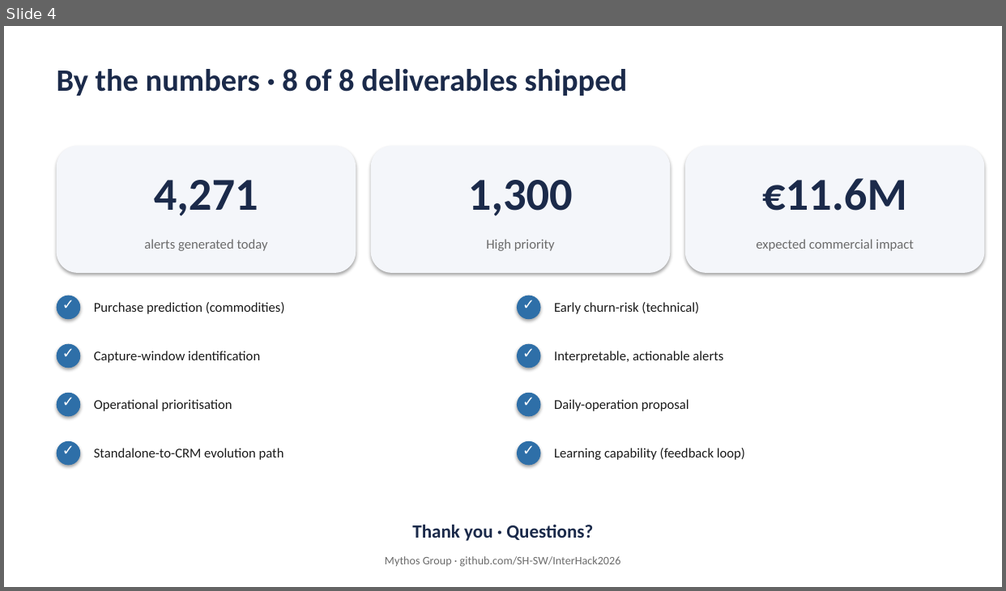
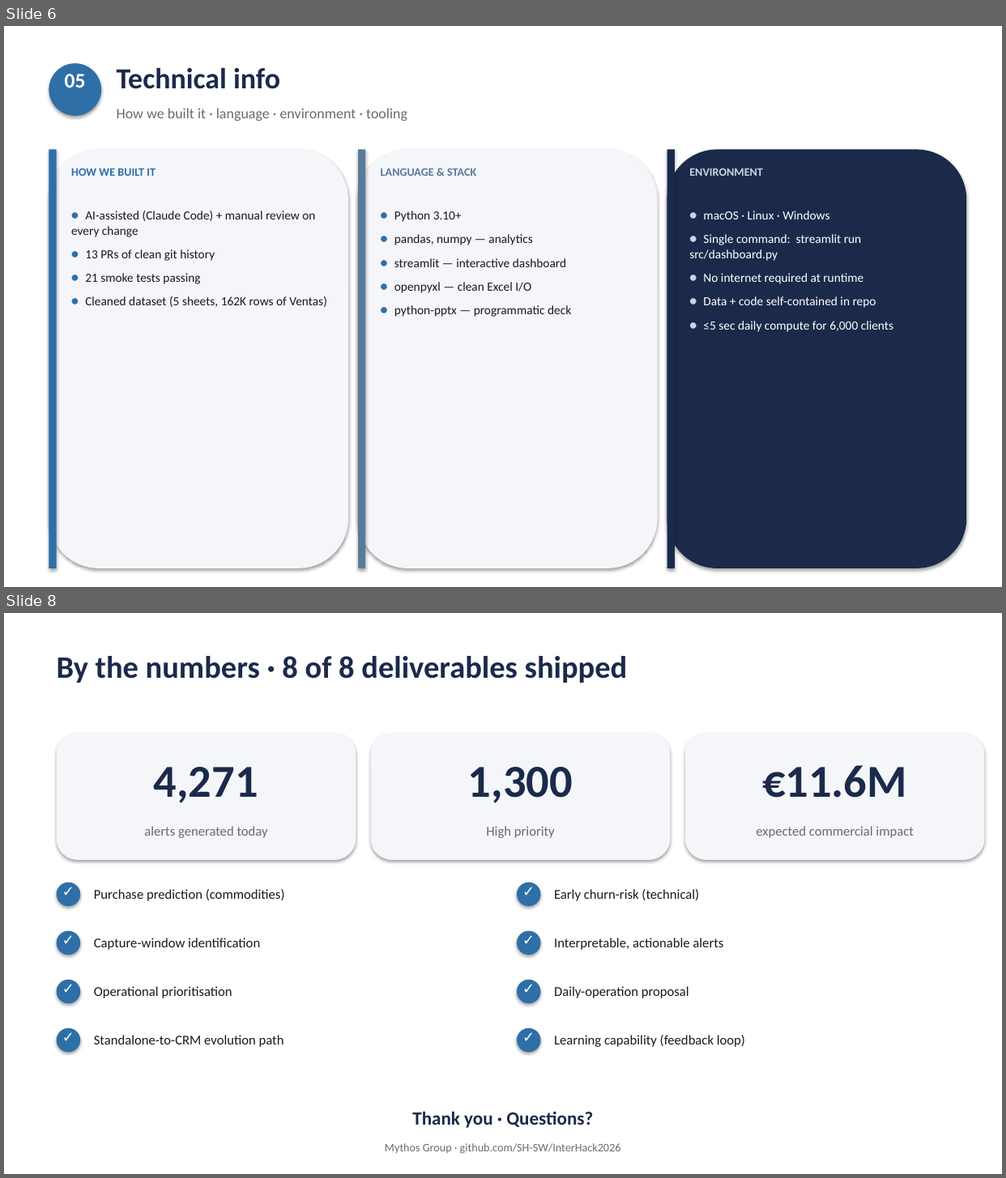
Before and after one commit to BielMe/hackaton1, a slide deck: pitch/Inibsa_Alert_Marker.pptx. Shown one above the other, each under a label of ours: slide 4 before the commit, slides 6 and 8 after it; the slides between them are not shown. The pictures are 1006x591 and 1006x1178 pixels, drawn with LibreOffice and Linux fonts; fonts in the diff are those of the drawing. Boxes give left, top, right and bottom in pixels: in the first picture for what was removed or moved away, otherwise in the second. Text is boxed around its words. In the diff, an @@ line names an element or a change of style, - is before the commit and + after.

```diff
--- a/pitch/Inibsa_Alert_Marker.pptx
+++ b/pitch/Inibsa_Alert_Marker.pptx
@@ slide 6 added at (4,26,1002,587), background #FFFFFF @@
@@ ellipse added at (49,63,101,116), fill #2E6FA8 @@
@@ text added at (65,74,86,88), 20 pt, text #FFFFFF, bold @@
+05
@@ text added at (117,67,280,89), 28 pt, text #1B2A4A, bold @@
+Technical info
@@ text added at (117,108,407,121), 14 pt, text #6B6B6B @@
+How we built it · language · environment · tooling
@@ rounded rectangle added at (49,149,348,569), fill #F4F6FA @@
@@ rectangle added at (49,149,57,569), fill #2E6FA8 @@
@@ text added at (71,168,155,176), 11 pt, text #2E6FA8, bold @@
+HOW WE BUILT IT
@@ rounded rectangle added at (358,149,658,569), fill #F4F6FA @@
@@ rectangle added at (358,149,365,569), fill #5A7A9A @@
@@ text added at (381,169,476,176), 11 pt, text #5A7A9A, bold @@
+LANGUAGE & STACK
@@ rounded rectangle added at (667,149,967,569), fill #1B2A4A @@
@@ rectangle added at (667,149,675,569), fill #1B2A4A @@
@@ text added at (689,169,763,176), 11 pt, text #C9D4E3, bold @@
+ENVIRONMENT
@@ text added at (71,211,327,307), 12 pt, text #1A1A1A @@
+• AI-assisted (Claude Code) + manual review on every change
+• 13 PRs of clean git history
+• 21 smoke tests passing
+• Cleaned dataset (5 sheets, 162K rows of Ventas)
@@ text added at (394,211,571,317), 12 pt, text #1A1A1A @@
+• Python 3.10+
+• pandas, numpy — analytics
+• streamlit — interactive dashboard
+• openpyxl — clean Excel I/O
+• python-pptx — programmatic deck
@@ text added at (689,211,893,332), 12 pt, text #FFFFFF @@
+• macOS · Linux · Windows
+• Single command: streamlit run src/dashboard.py
+• No internet required at runtime
+• Data + code self-contained in repo
+• ≤5 sec daily compute for 6,000 clients
@@ what was slide 4 is now slide 8 @@
```
Also in this commit, not shown: 5 other slides added, 2 slides removed, 3 other files.
